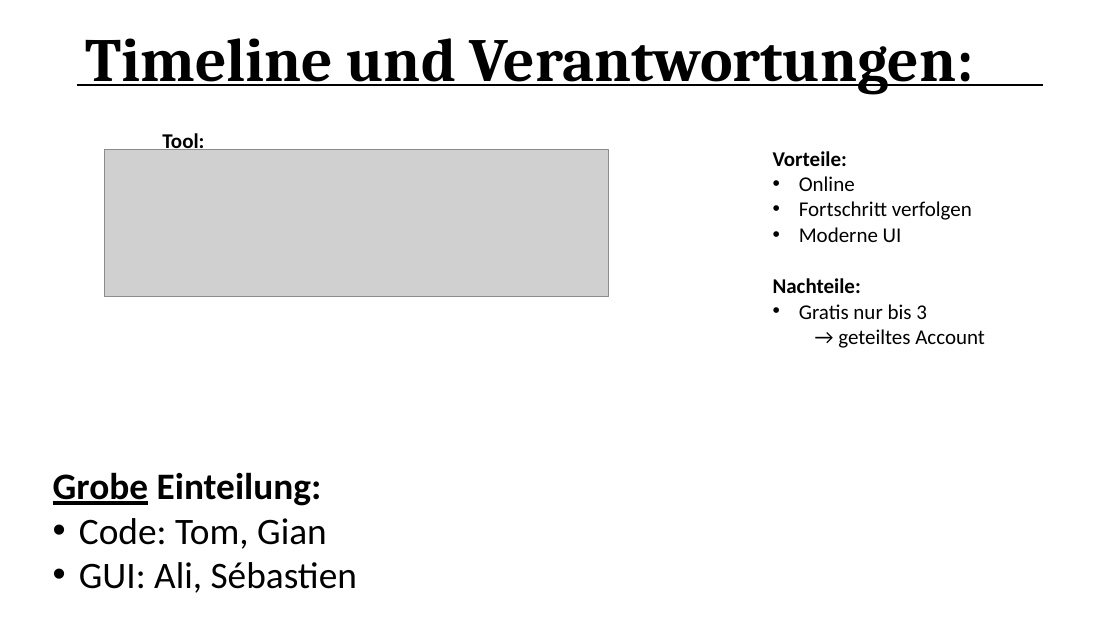
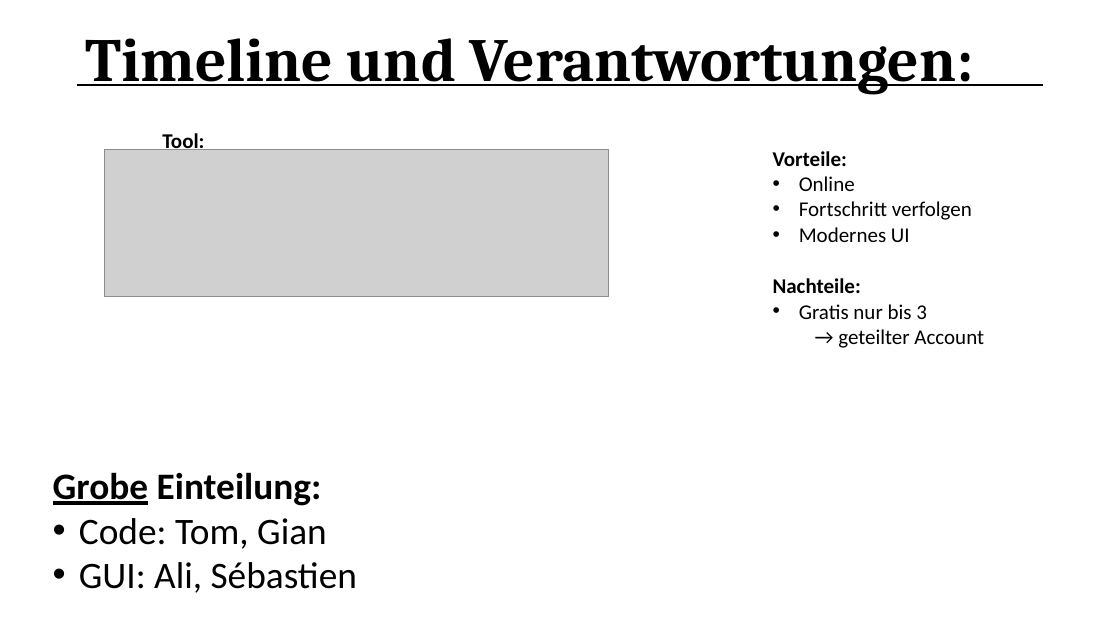
Before and after one commit to Siesma/OreRush, a slide deck: slide 7 of documents/Milestone 1 - Presentation.pptx. Drawn at 1120x630 pixels with LibreOffice and Linux fonts; fonts in the diff are those of the drawing; grey boxes stand for pictures. Boxes give left, top, right and bottom in pixels: in the first picture for what was removed or moved away, otherwise in the second. Text is boxed around its words. In the diff, an @@ line names an element or a change of style, - is before the commit and + after.

```diff
--- a/documents/Milestone 1 - Presentation.pptx
+++ b/documents/Milestone 1 - Presentation.pptx
@@ text at box(799, 227, 910, 242): text changed @@
-• Moderne UI
+• Modernes UI
@@ text at box(838, 329, 984, 348): text changed @@
-  → geteiltes Account
+  → geteilter Account
```
Also in this commit, not shown: 4 other slides changed.
